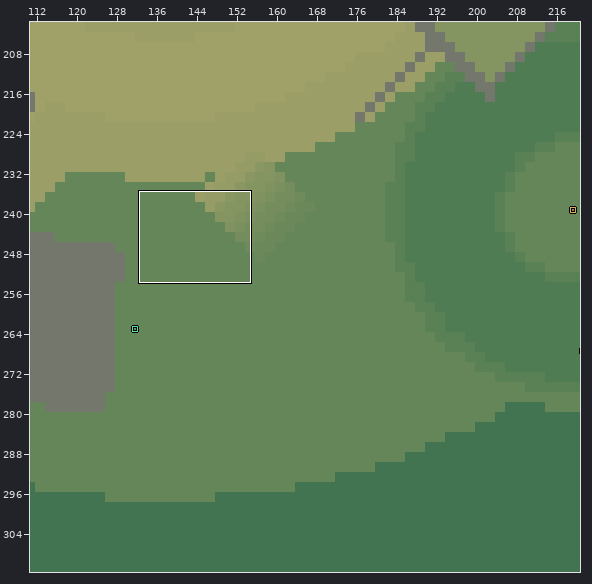
Level history. LDtk project: game/content/maps/world.ldtk. Above: a wide view before the commit, with the close-up outlined.
Close-up. Earlier state:
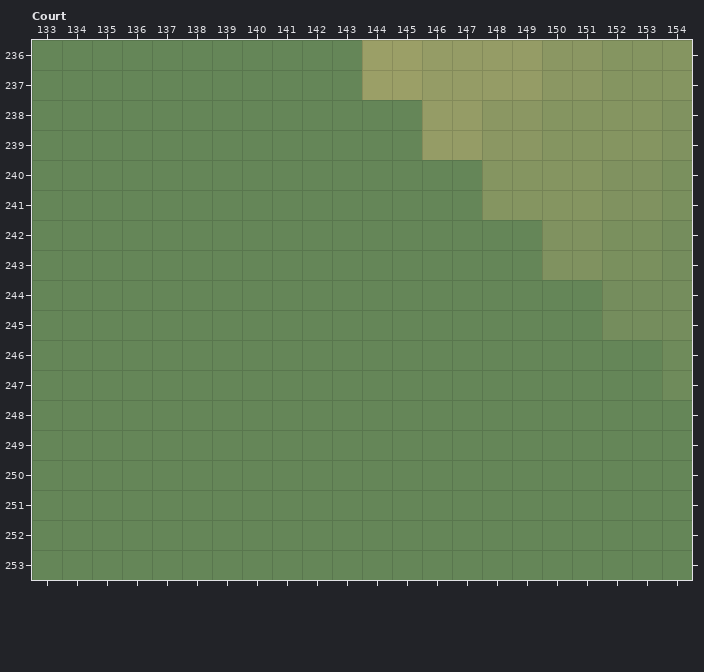
Cells are 10x10 px. Shown: Court x 133..154, y 236..253. The commit also changed other parts of the map, which this record leaves out.
Now the later version:
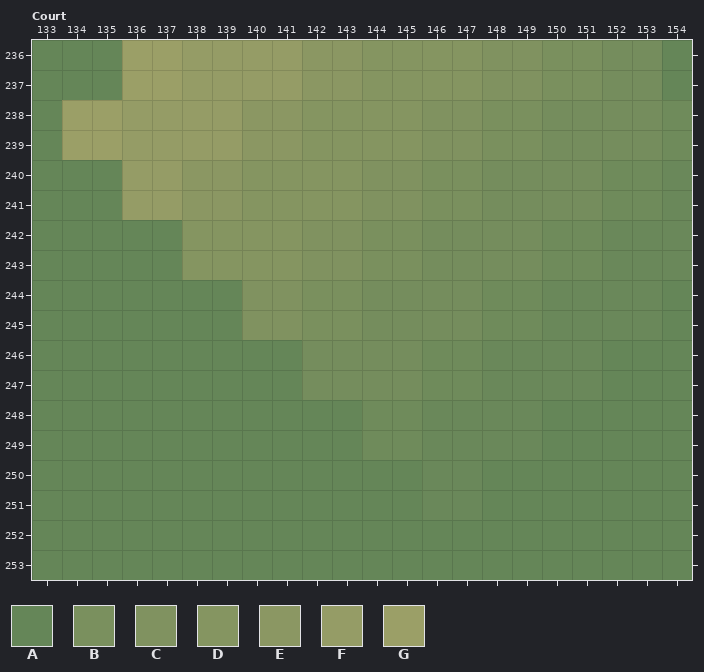
Key: from "Height": A 26 "t26", B 30 "t30", C 31 "t31", D 32 "t32", E 33 "t33", F 35 "t35", G 36 "t36".
_ is an empty cell, . an unchanged one.
The edit:
--- layer "Height"
@@ x 134..154 @@
-236 ..AAAAAAAAGG..FF....D
-237 ..AAAAAAAAGG..FF....D
-238 AAAAAAAAAAAAFF.......
-239 AAAAAAAAAAAAFF.......
-240 ..AAAAAAAAAAAA.......
-241 ..AAAAAAAAAAAA.......
-242 ....AAAAAAAA.........
-243 ....AAAAAAAA.........
-244 ......AAAA...........
-245 ......AAAA...........
+236 ..GGFFFFEEDD..CC....A
+237 ..GGFFFFEEDD..CC....A
+238 GGFFFFEEDDDDCC.......
+239 GGFFFFEEDDDDCC.......
+240 ..FFEEDDDDCCBB.......
+241 ..FFEEDDDDCCBB.......
+242 ....DDDDCCBB.........
+243 ....DDDDCCBB.........
+244 ......CCBB...........
+245 ......CCBB...........
Changed places in both close-ups, as pixel boxes (x1, y1, x2, y2):
changed: (62, 40, 542, 340)
changed: (662, 40, 692, 100)
